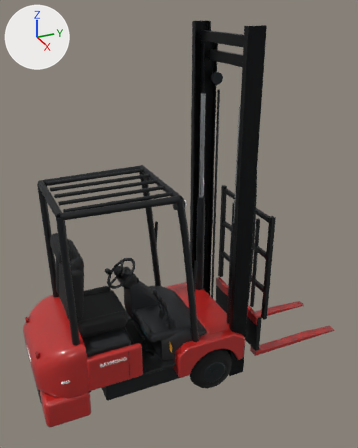
An edit to the glTF model public/models/raymond_4460.glb, drawn before and after from the same camera.
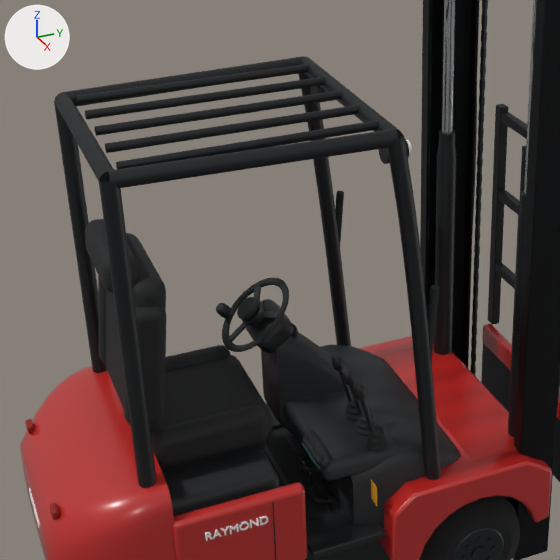
There are two pictures of each version: one whole from a 50 mm camera at (3.86, -1.33, 3.55) aimed at (-0.03, 0.43, 1.61), one close up on the part from 4% to 69% of the width and 32% to 84% of the height. Arrows for +X, +Y and +Z are at upper left; the lights stay in place. The first two pictures are the older version. Where no turn or scale is listed for an object, it has been applied to the vertices. Vertices at exactly the same position are counted once.
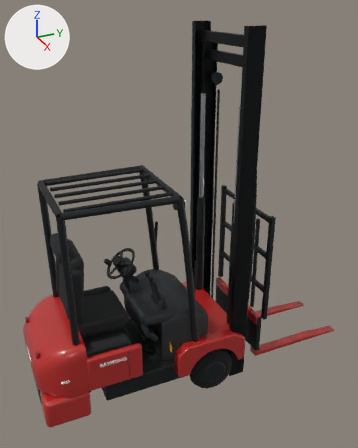
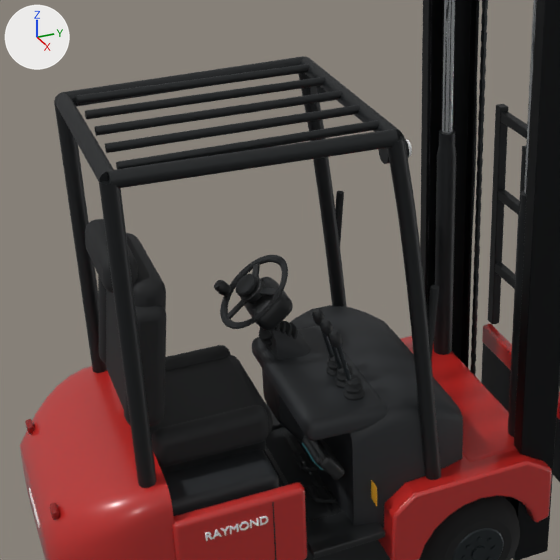
Diff of the bpy script that builds the scene:
```diff
--- a/public/models/raymond_4460.glb.py
+++ b/public/models/raymond_4460.glb.py
@@ me_cowl_low @@
-me_cowl_low.from_pydata(...)  # 282 vertices, 560 faces; spans x -0.453..0.453, y 0.05..0.53, z 0.4..0.761
+me_cowl_low.from_pydata(...)  # 282 vertices, 560 faces; spans x -0.453..0.453, y 0.05..0.53, z 0.4..0.961
+# me_cowl_low part 1: all 16 vertices in x -0.453..0.453, y 0.05..0.53, z 0.505..0.557 are moved by (0.0, 0.0, 0.1)
+# me_cowl_low part 2: all 4 vertices in x 0.429..0.453, y 0.05..0.29, z 0.601..0.646 are moved by (0.0, 0.0, 0.167)
+# me_cowl_low part 3: all 3 vertices in x 0.409..0.444, y 0.375..0.53, z 0.559..0.627 are moved by (0.0, 0.0, 0.167)
+# me_cowl_low part 4: 4 of the vertices in x 0.427..0.45, y 0.05..0.29, z 0.64..0.694 are moved by (0.0, 0.0, 0.196)
+# me_cowl_low part 5: 3 of the vertices in x 0.407..0.442, y 0.375..0.53, z 0.589..0.67 are moved by (0.0, 0.0, 0.196)
+# me_cowl_low part 6: 105 of the vertices in x -0.446..0.446, y 0.05..0.53, z 0.602..0.761 are moved by (0.0, 0.0, 0.2)
+# other edits to the shape of me_cowl_low do not show in these pictures
 me_cowl_low.materials.append(mat_plastic_molded)
@@ ob_column_neck @@
 ob_column_neck = bpy.data.objects.new('column_neck', me_column_neck)
-ob_column_neck.location = (-0.15, -0.075, 1.075)
+ob_column_neck.location = (-0.15, -0.075, 1.18)
@@ ob_cowl_control_shelf @@
 ob_cowl_control_shelf = bpy.data.objects.new('cowl_control_shelf', me_cowl_control_shelf)
-ob_cowl_control_shelf.location = (0.08, 0.105, 0.725)
+ob_cowl_control_shelf.location = (0.08, 0.045, 0.925)
@@ ob_lever_knob_0 @@
 ob_lever_knob_0 = bpy.data.objects.new('lever_knob_0', me_lever_knob_0)
-ob_lever_knob_0.location = (0.16, 0.11, 1.003)
+ob_lever_knob_0.location = (0.12, 0.05, 1.203)
@@ ob_lever_shaft_0 @@
 ob_lever_shaft_0 = bpy.data.objects.new('lever_shaft_0', me_lever_shaft_0)
-ob_lever_shaft_0.location = (0.16, 0.141, 0.889)
+ob_lever_shaft_0.location = (0.12, 0.081, 1.089)
@@ ob_lever_boot_1 @@
 ob_lever_boot_1 = bpy.data.objects.new('lever_boot_1', me_lever_boot_1)
-ob_lever_boot_1.location = (0.27, 0.17, 0.765)
+ob_lever_boot_1.location = (0.21, 0.11, 0.965)
@@ ob_lever_knob_1 @@
 ob_lever_knob_1 = bpy.data.objects.new('lever_knob_1', me_lever_knob_1)
-ob_lever_knob_1.location = (0.27, 0.11, 1.003)
+ob_lever_knob_1.location = (0.21, 0.05, 1.203)
@@ ob_lever_knob_2 @@
 ob_lever_knob_2 = bpy.data.objects.new('lever_knob_2', me_lever_knob_2)
-ob_lever_knob_2.location = (0.38, 0.11, 1.003)
+ob_lever_knob_2.location = (0.3, 0.05, 1.203)
@@ ob_btn_horn @@
 ob_btn_horn = bpy.data.objects.new('btn_horn', me_btn_horn)
-ob_btn_horn.location = (-0.15, -0.158, 1.177)
+ob_btn_horn.location = (-0.15, -0.158, 1.282)
@@ ob_steer_wheel_legacy @@
 ob_steer_wheel_legacy = bpy.data.objects.new('steer_wheel_legacy', me_steer_wheel_legacy)
-ob_steer_wheel_legacy.location = (-0.15, -0.129, 1.143)
+ob_steer_wheel_legacy.location = (-0.15, -0.129, 1.248)
@@ ob_steer_spinner @@
 ob_steer_spinner = bpy.data.objects.new('steer_spinner', me_steer_spinner)
-ob_steer_spinner.location = (-0.255, -0.207, 1.103)
+ob_steer_spinner.location = (-0.255, -0.207, 1.208)
@@ ob_steer_wheel_legacy_hub @@
 ob_steer_wheel_legacy_hub = bpy.data.objects.new('steer_wheel_legacy_hub', me_steer_wheel_legacy_hub)
-ob_steer_wheel_legacy_hub.location = (-0.15, -0.129, 1.143)
+ob_steer_wheel_legacy_hub.location = (-0.15, -0.129, 1.248)
@@ ob_steer_wheel_legacy_spoke0 @@
 ob_steer_wheel_legacy_spoke0 = bpy.data.objects.new('steer_wheel_legacy_spoke0', me_steer_wheel_legacy_spoke0)
-ob_steer_wheel_legacy_spoke0.location = (-0.088, -0.102, 1.166)
+ob_steer_wheel_legacy_spoke0.location = (-0.088, -0.102, 1.271)
@@ ob_steer_wheel_legacy_spoke1 @@
 ob_steer_wheel_legacy_spoke1 = bpy.data.objects.new('steer_wheel_legacy_spoke1', me_steer_wheel_legacy_spoke1)
-ob_steer_wheel_legacy_spoke1.location = (-0.212, -0.102, 1.166)
+ob_steer_wheel_legacy_spoke1.location = (-0.212, -0.102, 1.271)
@@ ob_steer_wheel_legacy_spoke2 @@
 ob_steer_wheel_legacy_spoke2 = bpy.data.objects.new('steer_wheel_legacy_spoke2', me_steer_wheel_legacy_spoke2)
-ob_steer_wheel_legacy_spoke2.location = (-0.15, -0.184, 1.097)
+ob_steer_wheel_legacy_spoke2.location = (-0.15, -0.184, 1.202)
```

Location of each change, [x1, y1, x2, y2] in pixels of the close-ups (560 x 560 px; the box of a moved part takes in the faces that stretch with it):
'cowl_low', reshaped (21% taller)
    before: [296, 344, 461, 528]
    after: [290, 305, 463, 528]
'cowl_control_shelf', moved
    before: [283, 386, 402, 480]
    after: [252, 326, 388, 441]
'steer_wheel_legacy', moved
    before: [222, 278, 289, 352]
    after: [220, 255, 288, 329]
'column_neck', moved
    before: [246, 299, 294, 353]
    after: [244, 277, 293, 331]
'btn_horn', moved
    before: [237, 297, 259, 320]
    after: [236, 274, 257, 297]
'steer_wheel_legacy_hub', moved
    before: [241, 300, 267, 326]
    after: [240, 277, 265, 303]
'lever_boot_1', moved
    before: [355, 410, 375, 436]
    after: [334, 363, 354, 388]
'steer_spinner', moved
    before: [216, 303, 233, 319]
    after: [214, 280, 231, 296]
'lever_knob_2', moved
    before: [353, 383, 366, 400]
    after: [329, 330, 343, 348]
'lever_knob_1', moved
    before: [342, 368, 355, 386]
    after: [321, 319, 334, 336]
'lever_knob_0', moved
    before: [332, 354, 344, 371]
    after: [312, 308, 325, 325]
'steer_wheel_legacy_spoke2', moved
    before: [229, 323, 248, 342]
    after: [227, 300, 247, 319]
'lever_shaft_0', moved (mostly hidden)
    before: [339, 370, 352, 402]
    after: [319, 325, 334, 358]
'steer_wheel_legacy_spoke0', moved
    before: [261, 311, 279, 319]
    after: [260, 288, 278, 296]
'steer_wheel_legacy_spoke1', moved
    before: [254, 286, 261, 300]
    after: [252, 263, 260, 277]
part 1 of me_cowl_low, moved or reshaped
    before: [296, 438, 353, 512]
    after: [296, 433, 352, 514]
part 2 of me_cowl_low, moved or reshaped
    before: [335, 474, 413, 510]
    after: [322, 438, 413, 490]
part 3 of me_cowl_low, moved or reshaped (mostly hidden before)
    before: [413, 472, 425, 480]
    after: [413, 435, 463, 472]
part 4 of me_cowl_low, moved or reshaped
    before: [340, 458, 423, 496]
    after: [327, 416, 420, 460]
part 5 of me_cowl_low, moved or reshaped
    before: [412, 458, 457, 474]
    after: [413, 415, 463, 439]
part 6 of me_cowl_low, moved or reshaped
    before: [321, 344, 461, 483]
    after: [290, 305, 463, 440]
